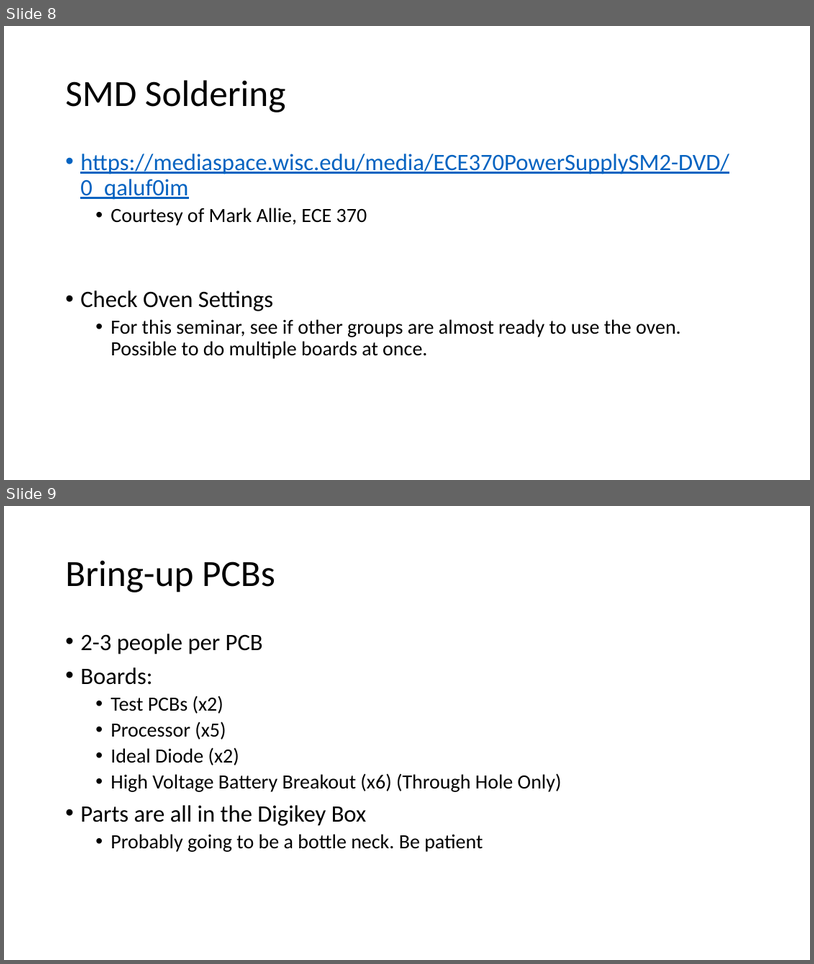
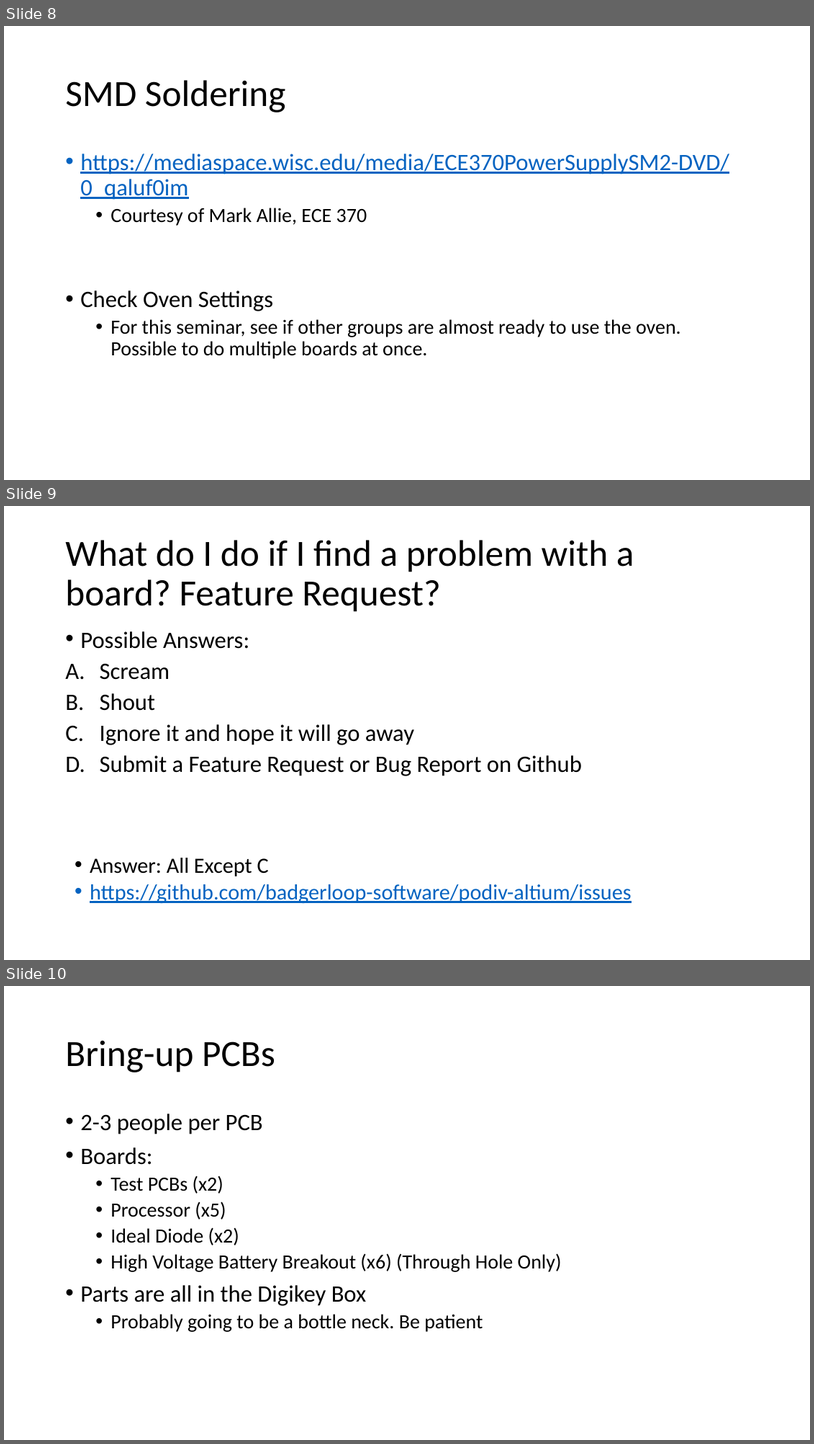
Before and after one commit to badgerloop-software/podiv-altium, a slide deck: bringup/PCB_Bringup_Seminar.pptx. Shown one above the other, each under a label of ours: slides 8 and 9 before the commit, slides 8, 9 and 10 after it. The pictures are 814x964 and 814x1444 pixels, drawn with LibreOffice and Linux fonts; fonts in the diff are those of the drawing. Boxes give left, top, right and bottom in pixels: in the first picture for what was removed or moved away, otherwise in the second. Text is boxed around its words. In the diff, an @@ line names an element or a change of style, - is before the commit and + after.

Commit message:
Last edit on PCB Seminar Slides

```diff
--- a/bringup/PCB_Bringup_Seminar.pptx
+++ b/bringup/PCB_Bringup_Seminar.pptx
@@ slide 9 added at bbox=[4, 506, 810, 960], background #FFFFFF @@
@@ title added at bbox=[65, 540, 635, 612], 44 pt, text #000000 @@
+What do I do if I find a problem with a board? Feature Request?
@@ text added at bbox=[80, 631, 582, 776], 28 pt, text #000000 @@
+• Possible Answers:
+A. Scream
+B. Shout
+C. Ignore it and hope it will go away
+D. Submit a Feature Request or Bug Report on Github
@@ text added at bbox=[90, 857, 632, 903], 25.9 pt, text #0563C1, underline @@
+• Answer: All Except C
+• https://github.com/badgerloop-software/podiv-altium/issues
@@ what was slide 9 is now slide 10 @@
```
